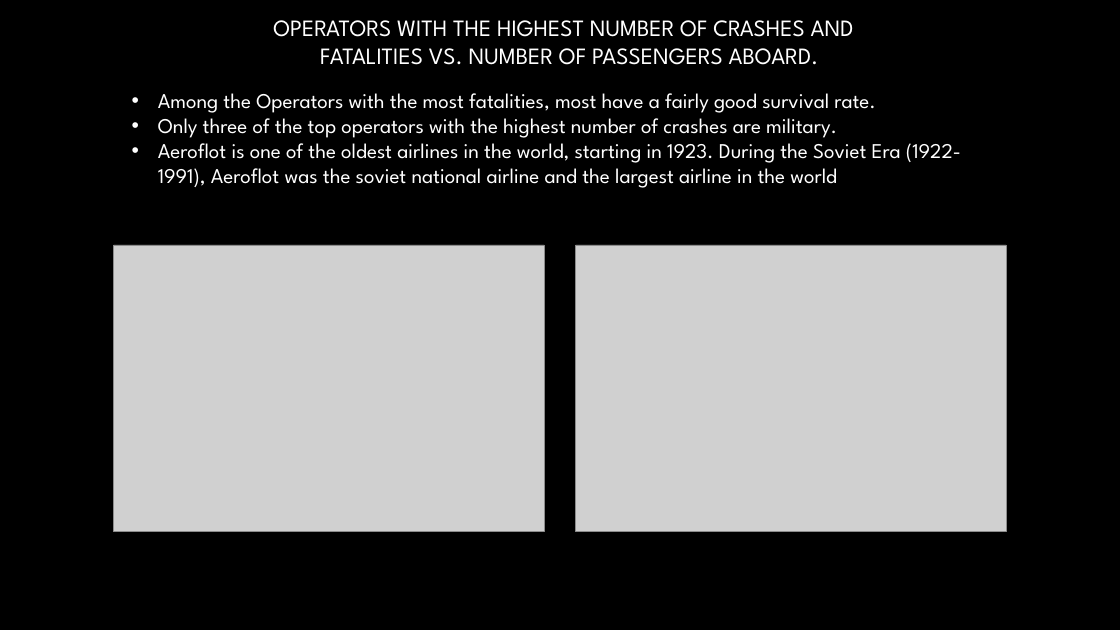
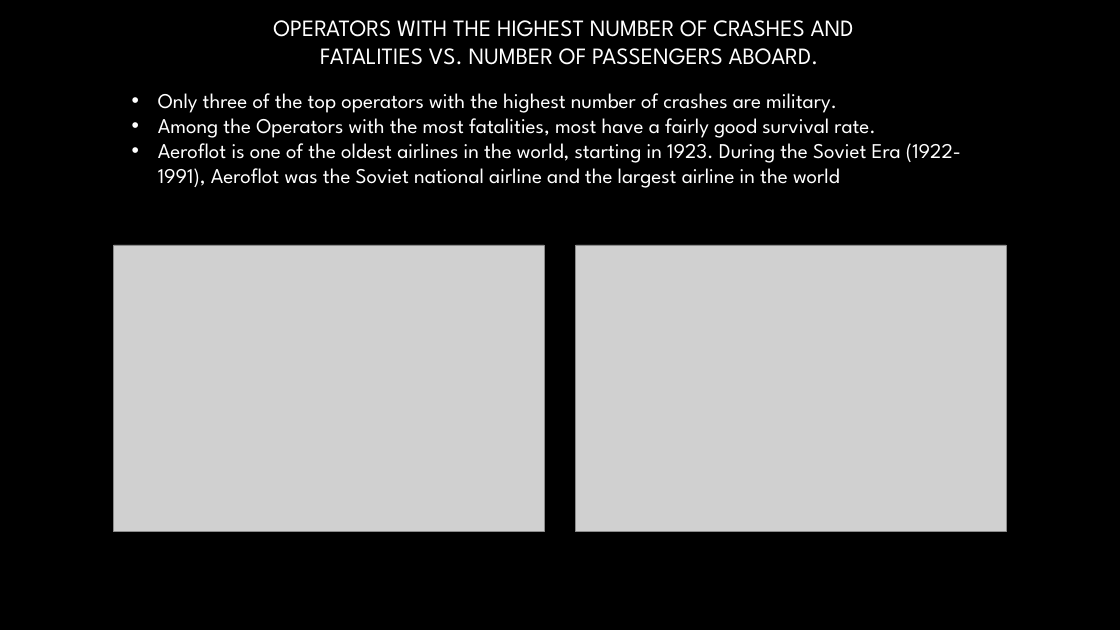
Before and after one commit to LauraJ3053/Project_01, a slide deck: slide 5 of Airplane_Crashes/Project 1 Presentation.pptx. Drawn at 1120x630 pixels with LibreOffice and Linux fonts; fonts in the diff are those of the drawing; grey boxes stand for pictures; background and template pictures are left out. Boxes give left, top, right and bottom in pixels: in the first picture for what was removed or moved away, otherwise in the second. Text is boxed around its words. In the diff, an @@ line names an element or a change of style, - is before the commit and + after.

```diff
--- a/Airplane_Crashes/Project 1 Presentation.pptx
+++ b/Airplane_Crashes/Project 1 Presentation.pptx
@@ text at <box>158,93,837,113</box>: paragraph added @@
+• Only three of the top operators with the highest number of crashes are military.
@@ text at <box>158,137,961,188</box>: text changed @@
-• Only three of the top operators with the highest number of crashes are military.
-• Aeroflot is one of the oldest airlines in the world, starting in 1923. During the Soviet Era (1922-1991), Aeroflot was the soviet national airline and the largest airline in the world
+• Aeroflot is one of the oldest airlines in the world, starting in 1923. During the Soviet Era (1922-1991), Aeroflot was the Soviet national airline and the largest airline in the world
```
Also in this commit, not shown: 5 other slides changed, 3 slides added, 8 other files.
